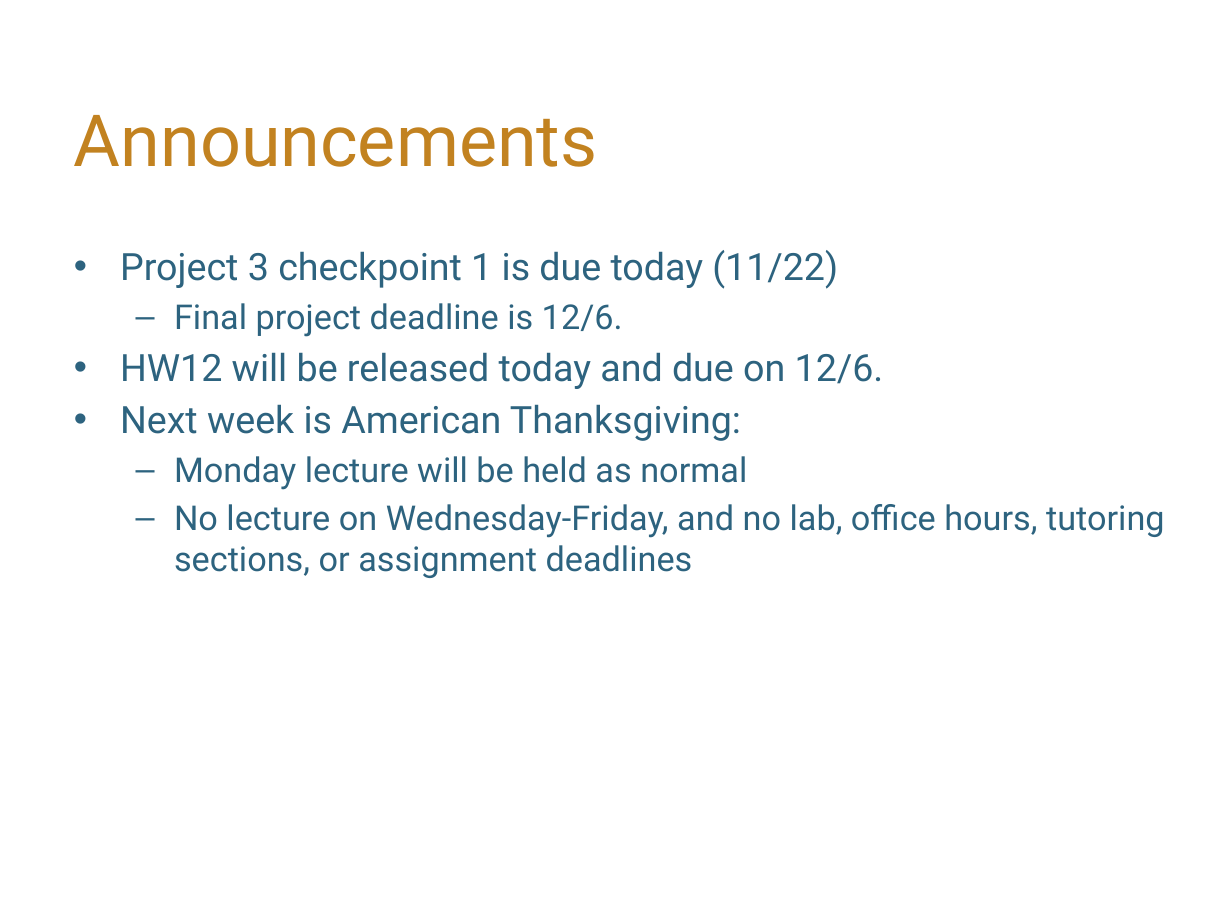
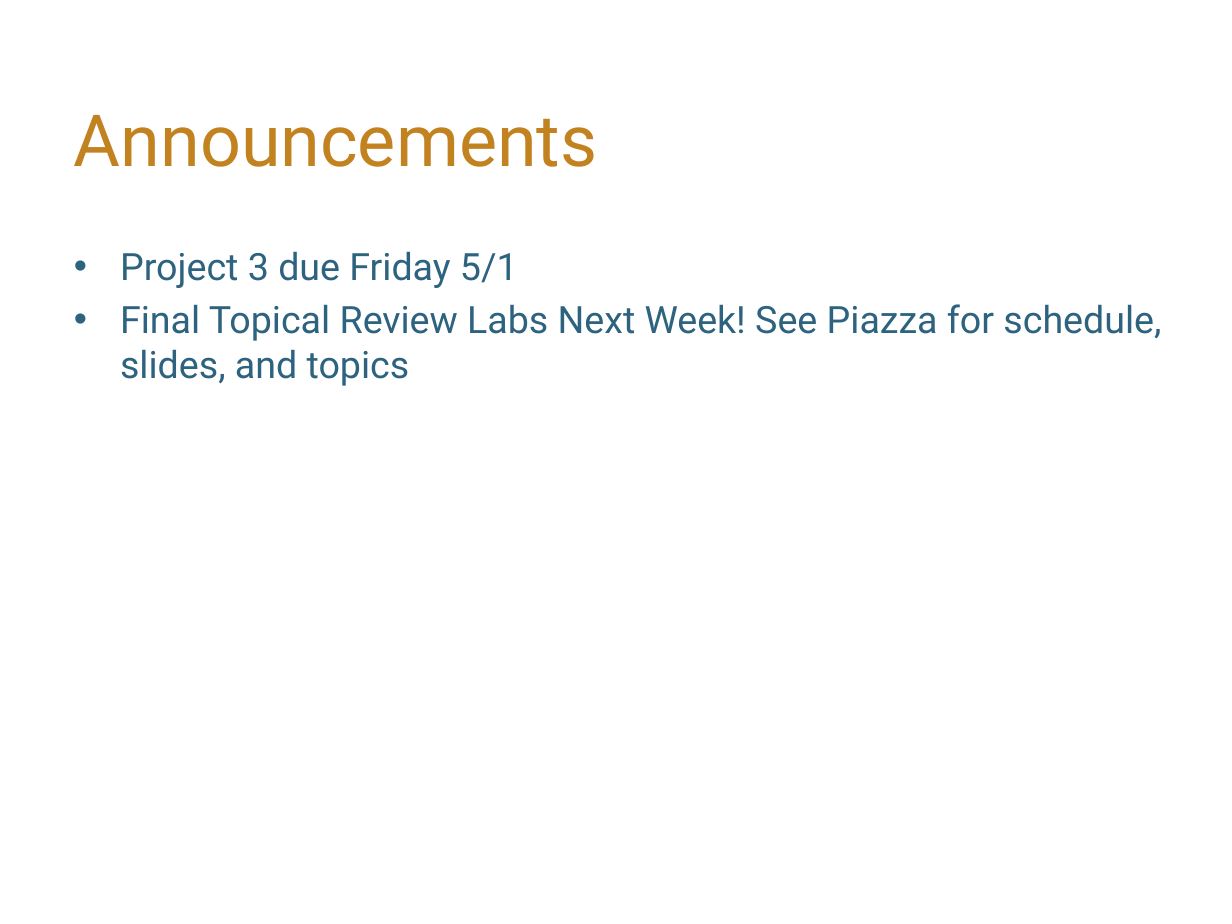
Before and after one commit to hLuo27/teaching, a slide deck: slide 10 of data8/slides/sp20_lab10.pptx (slide 7 before the commit). Drawn at 1232x924 pixels with LibreOffice and Linux fonts; fonts in the diff are those of the drawing; background and template pictures are left out. Boxes give left, top, right and bottom in pixels: in the first picture for what was removed or moved away, otherwise in the second. Text is boxed around its words. In the diff, an @@ line names an element or a change of style, - is before the commit and + after.

```diff
--- a/data8/slides/sp20_lab10.pptx
+++ b/data8/slides/sp20_lab10.pptx
@@ text at bbox=[120, 251, 1161, 386]: text changed; size 20 to 22 pt @@
-• Project 3 checkpoint 1 is due today (11/22)
-  – Final project deadline is 12/6.
-• HW12 will be released today and due on 12/6.
-• Next week is American Thanksgiving:
-  – Monday lecture will be held as normal
-  – No lecture on Wednesday-Friday, and no lab, office hours, tutoring sections, or assignment deadlines
+• Project 3 due Friday 5/1
+• Final Topical Review Labs Next Week! See Piazza for schedule, slides, and topics
```
Also in this commit, not shown: 3 other slides changed, 3 slides added, 1 other file.
